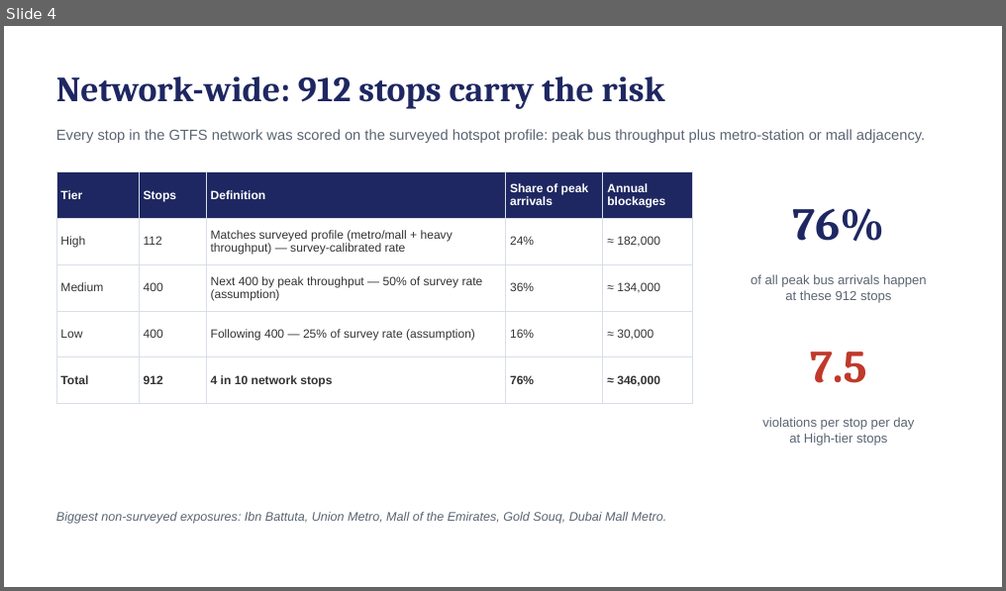
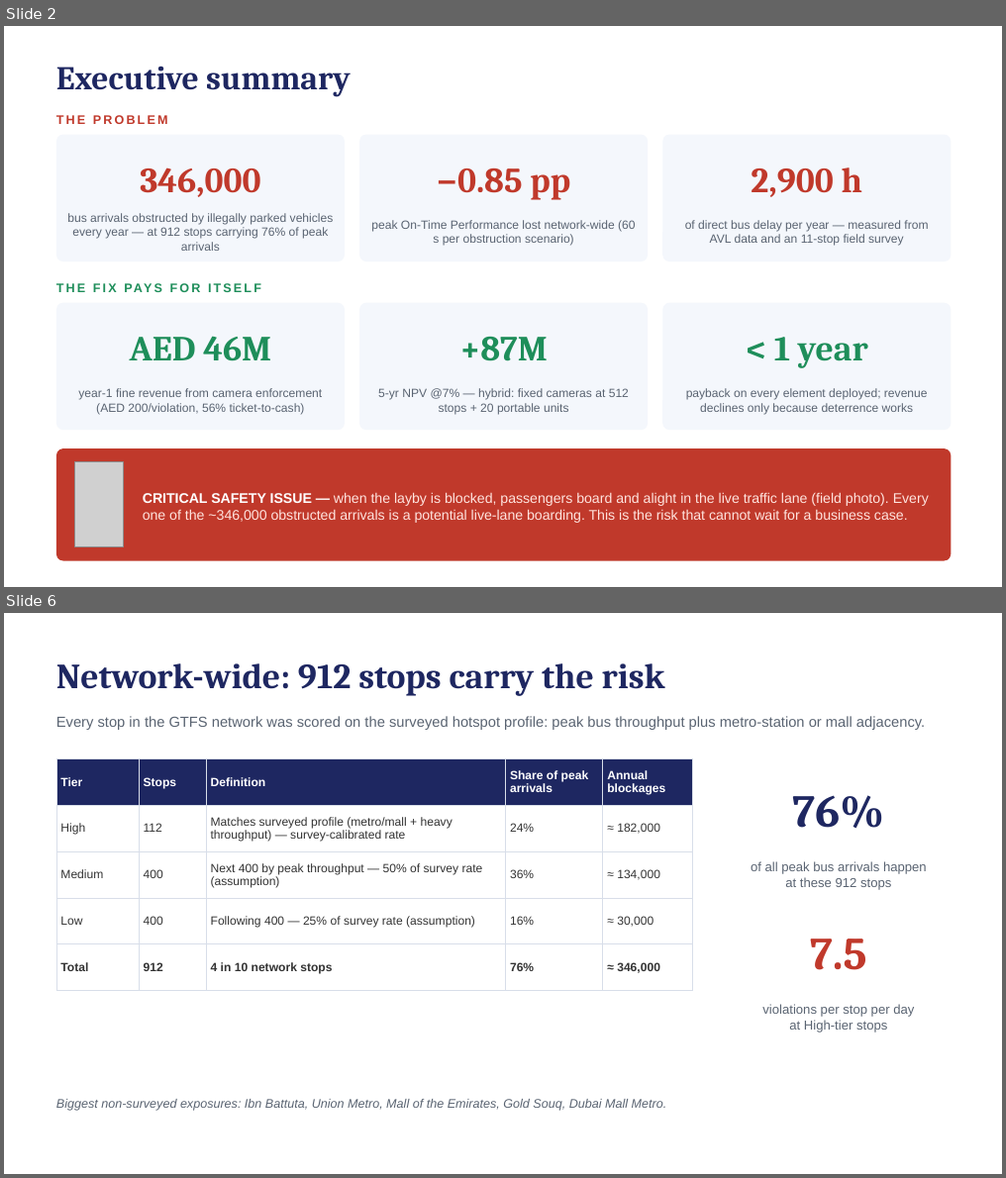
Before and after one commit to reghuae/gtfslatest, a slide deck: presentation/CEO_Bus_Stop_Enforcement.pptx. Shown one above the other, each under a label of ours: slide 4 before the commit, slides 2 and 6 after it; the slides between them are not shown. The pictures are 1006x591 and 1006x1178 pixels, drawn with LibreOffice and Linux fonts; fonts in the diff are those of the drawing; grey boxes stand for pictures. Boxes give left, top, right and bottom in pixels: in the first picture for what was removed or moved away, otherwise in the second. Text is boxed around its words. In the diff, an @@ line names an element or a change of style, - is before the commit and + after.

```diff
--- a/presentation/CEO_Bus_Stop_Enforcement.pptx
+++ b/presentation/CEO_Bus_Stop_Enforcement.pptx
@@ slide 2 added at box(4, 26, 1002, 587), background #FFFFFF @@
@@ text added at box(56, 66, 350, 97), 32 pt, text #1E2761, bold @@
+Executive summary
@@ text added at box(56, 115, 168, 124), 12 pt, text #C0392B, bold @@
+THE PROBLEM
@@ rounded rectangle added at box(56, 135, 345, 262), fill #F4F7FC @@
@@ rounded rectangle added at box(359, 135, 648, 262), fill #F4F7FC @@
@@ rounded rectangle added at box(662, 135, 951, 262), fill #F4F7FC @@
@@ text added at box(140, 168, 260, 197), 34 pt, text #C0392B, bold @@
+346,000
@@ text added at box(437, 168, 570, 200), 34 pt, text #C0392B, bold @@
+−0.85 pp
@@ text added at box(750, 168, 862, 197), 34 pt, text #C0392B, bold @@
+2,900 h
@@ text added at box(67, 213, 334, 251), 11.5 pt, text #5A6472 @@
+bus arrivals obstructed by illegally parked vehicles every year — at 912 stops carrying 76% of peak arrivals
@@ text added at box(371, 220, 635, 246), 11.5 pt, text #5A6472 @@
+peak On-Time Performance lost network-wide (60 s per obstruction scenario)
@@ text added at box(685, 220, 928, 246), 11.5 pt, text #5A6472 @@
+of direct bus delay per year — measured from AVL data and an 11-stop field survey
@@ text added at box(56, 276, 431, 299), 12 pt, text #1E8E5A, bold @@
+THE FIX PAYS FOR ITSELF
@@ rounded rectangle added at box(56, 303, 345, 430), fill #F4F7FC @@
@@ rounded rectangle added at box(359, 303, 648, 430), fill #F4F7FC @@
@@ rounded rectangle added at box(662, 303, 951, 430), fill #F4F7FC @@
@@ text added at box(130, 336, 271, 362), 34 pt, text #1E8E5A, bold @@
+AED 46M
@@ text added at box(459, 336, 548, 362), 34 pt, text #1E8E5A, bold @@
++87M
@@ text added at box(774, 337, 868, 369), 34 pt, text #1E8E5A, bold @@
+< 1 year
@@ text added at box(78, 388, 322, 414), 11.5 pt, text #5A6472 @@
+year-1 fine revenue from camera enforcement (AED 200/violation, 56% ticket-to-cash)
@@ text added at box(378, 388, 629, 414), 11.5 pt, text #5A6472 @@
+5-yr NPV @7% — hybrid: fixed cameras at 512 stops + 20 portable units
@@ text added at box(686, 388, 928, 414), 11.5 pt, text #5A6472 @@
+payback on every element deployed; revenue declines only because deterrence works
@@ rounded rectangle added at box(56, 449, 951, 562), fill #C0392B @@
@@ picture added at box(75, 463, 123, 548) @@
@@ text added at box(143, 492, 929, 523), 13.5 pt, text #FFE3DE @@
+CRITICAL SAFETY ISSUE — when the layby is blocked, passengers board and alight in the live traffic lane (field photo). Every one of the ~346,000 obstructed arrivals is a potential live-lane boarding. This is the risk that cannot wait for a business case.
@@ what was slide 4 is now slide 6 @@
```
Also in this commit, not shown: 7 slides changed, 3 other slides added, 1 slide removed, 1 other file.
